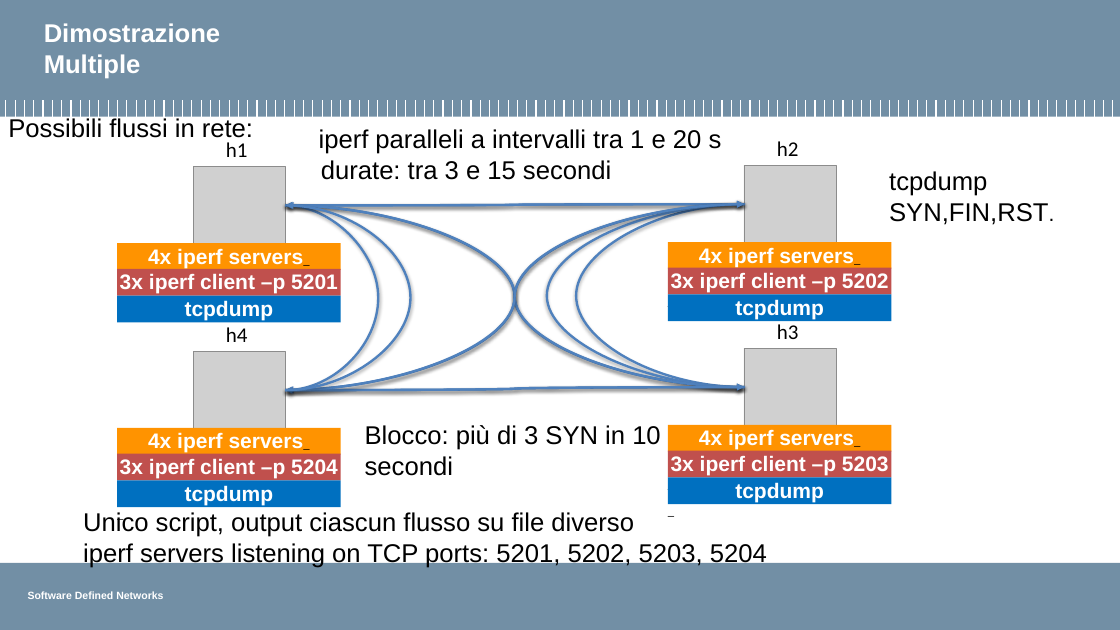
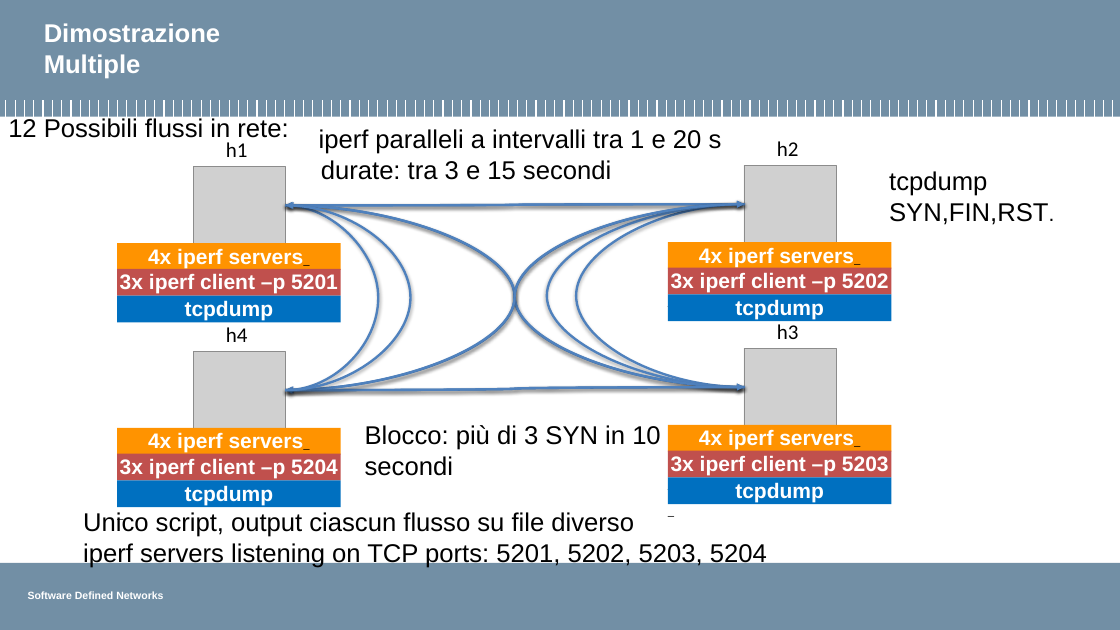
Before and after one commit to pierluigigrossi/progetto-SDN, a slide deck: slide 11 of intermedia8.pptx (slide 10 before the commit). Drawn at 1120x630 pixels with LibreOffice and Linux fonts; fonts in the diff are those of the drawing; grey boxes stand for pictures; background and template pictures are left out. Boxes give left, top, right and bottom in pixels: in the first picture for what was removed or moved away, otherwise in the second. Text is boxed around its words. In the diff, an @@ line names an element or a change of style, - is before the commit and + after.

```diff
--- a/intermedia8.pptx
+++ b/intermedia8.pptx
@@ text at bbox=[8, 116, 288, 143]: text changed @@
-Possibili flussi in rete:
+12 Possibili flussi in rete:
```
Also in this commit, not shown: 1 slide added, 36 other files.
